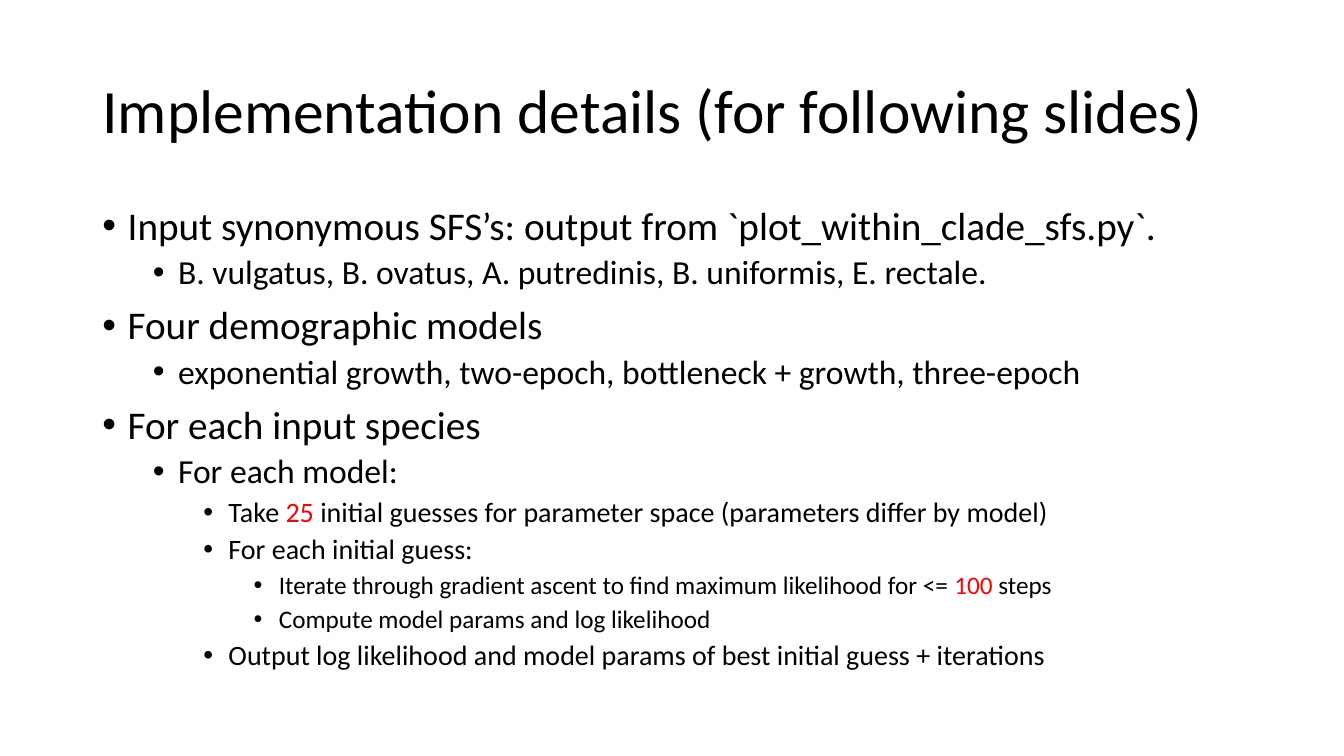
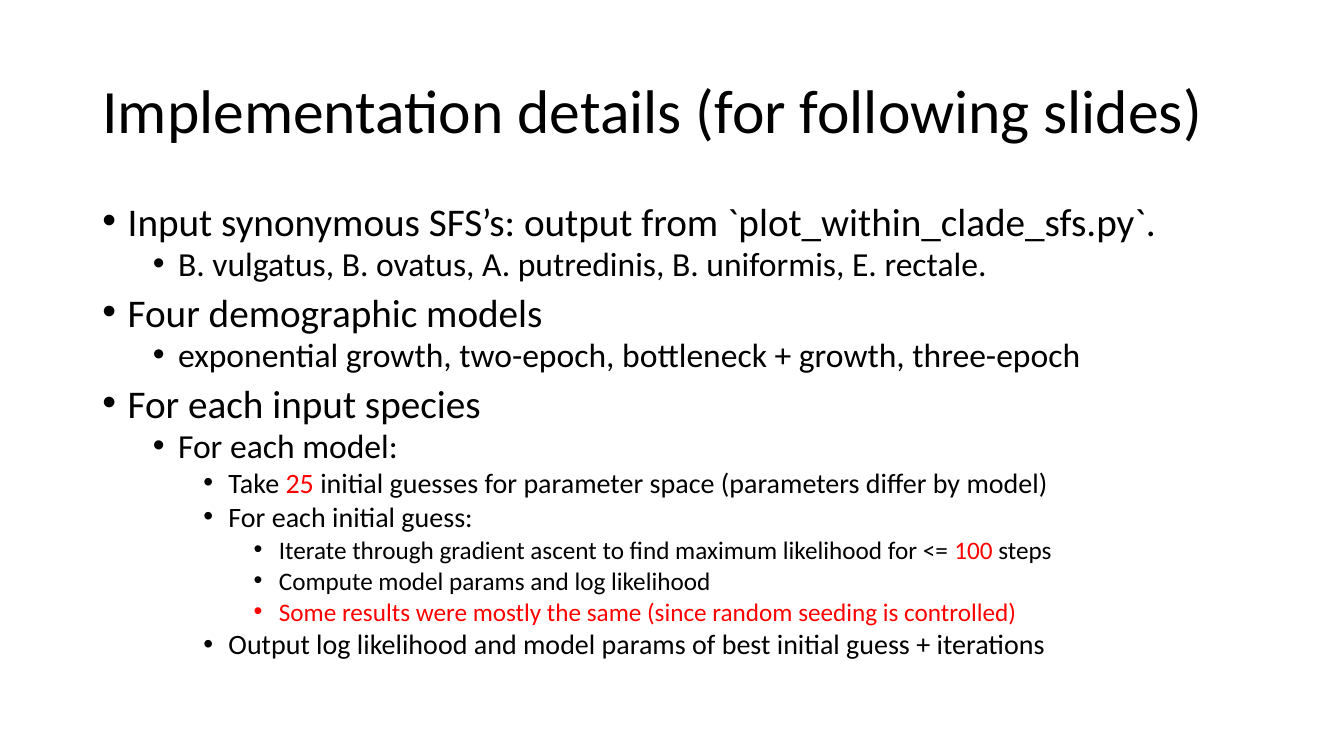
Before and after one commit to jon-mah/demo_for_ccgb, a slide deck: slide 6 of Summary/20210125_demo_for_ccgb_rotation_update.pptx. Drawn at 1344x756 pixels with LibreOffice and Linux fonts; fonts in the diff are those of the drawing. Boxes give left, top, right and bottom in pixels: in the first picture for what was removed or moved away, otherwise in the second. Text is boxed around its words. In the diff, an @@ line names an element or a change of style, - is before the commit and + after.

```diff
--- a/Summary/20210125_demo_for_ccgb_rotation_update.pptx
+++ b/Summary/20210125_demo_for_ccgb_rotation_update.pptx
@@ text at [128,208,1156,659]: line spacing 0.9 to 0.8 @@
@@ text at [279,602,1016,626]: paragraph added @@
+      • Some results were mostly the same (since random seeding is controlled)
```
Also in this commit, not shown: 4 other slides changed, 5 slides added, 7 other files.
